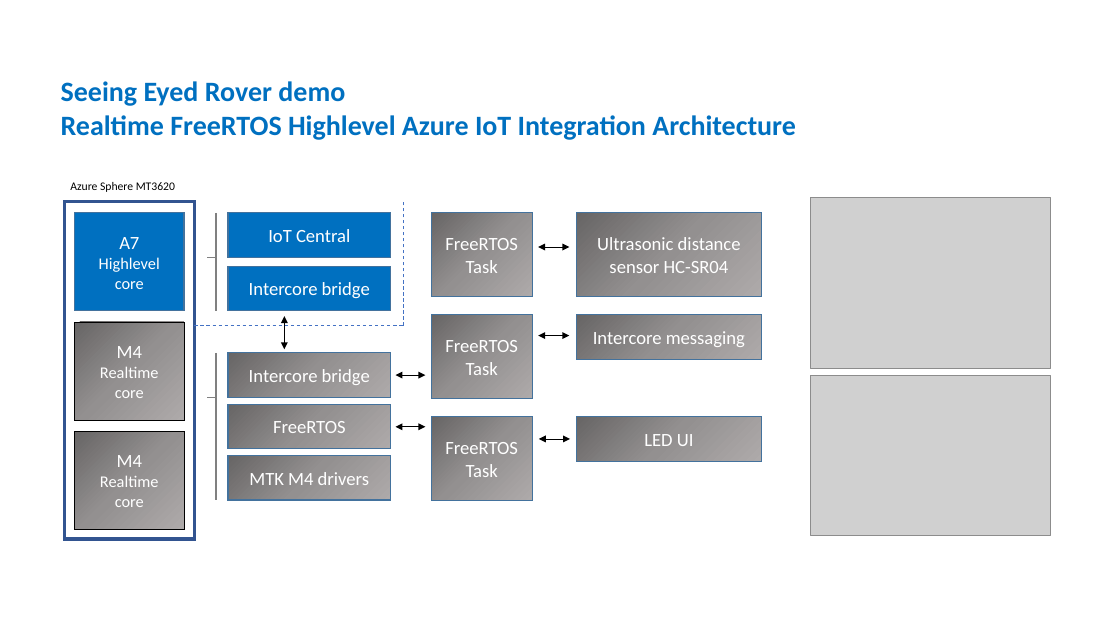
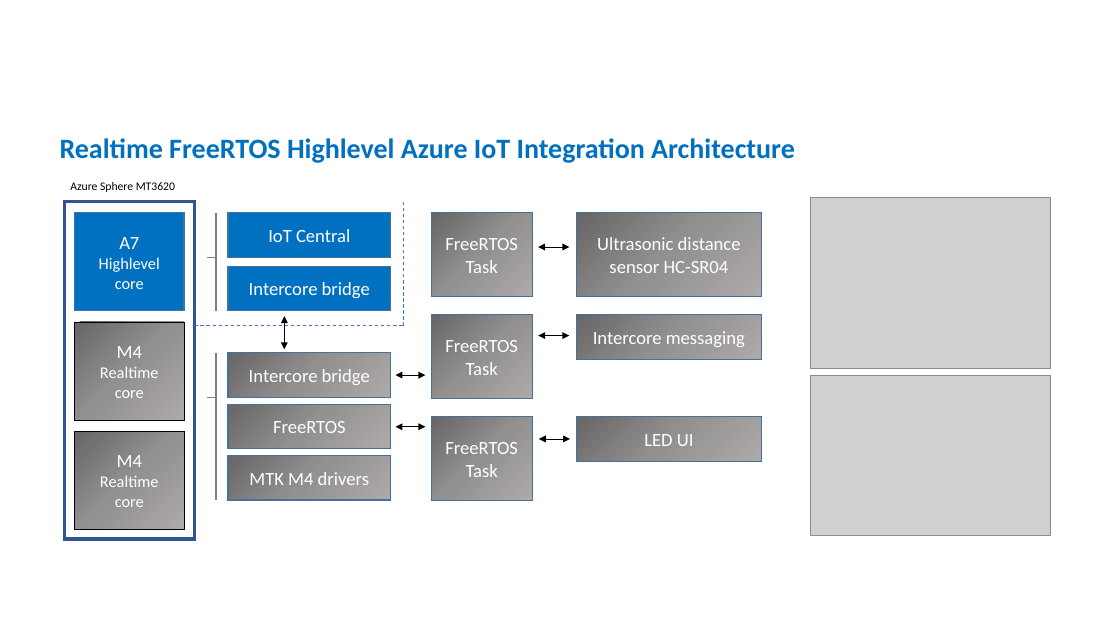
Before and after one commit to gloveboxes/Azure-Sphere-Rover-Bot-FreeRTOS-with-Azure-IoT, a slide deck: slide 1 of resources/architecture.pptx. Drawn at 1120x630 pixels with LibreOffice and Linux fonts; fonts in the diff are those of the drawing; grey boxes stand for pictures. Boxes give left, top, right and bottom in pixels: in the first picture for what was removed or moved away, otherwise in the second. Text is boxed around its words. In the diff, an @@ line names an element or a change of style, - is before the commit and + after.

```diff
--- a/resources/architecture.pptx
+++ b/resources/architecture.pptx
@@ text at (61,81,345,106): paragraph removed @@
-Seeing Eyed Rover demo
@@ text "Realtime FreeRTOS Highlevel Azure IoT ...": place and size @@
-text "Realtime FreeRTOS Highlevel Azure IoT ..." at (61,81,796,140)
+text "Realtime FreeRTOS Highlevel Azure IoT ..." at (60,138,795,163)
```
Also in this commit, not shown: 2 other files.
